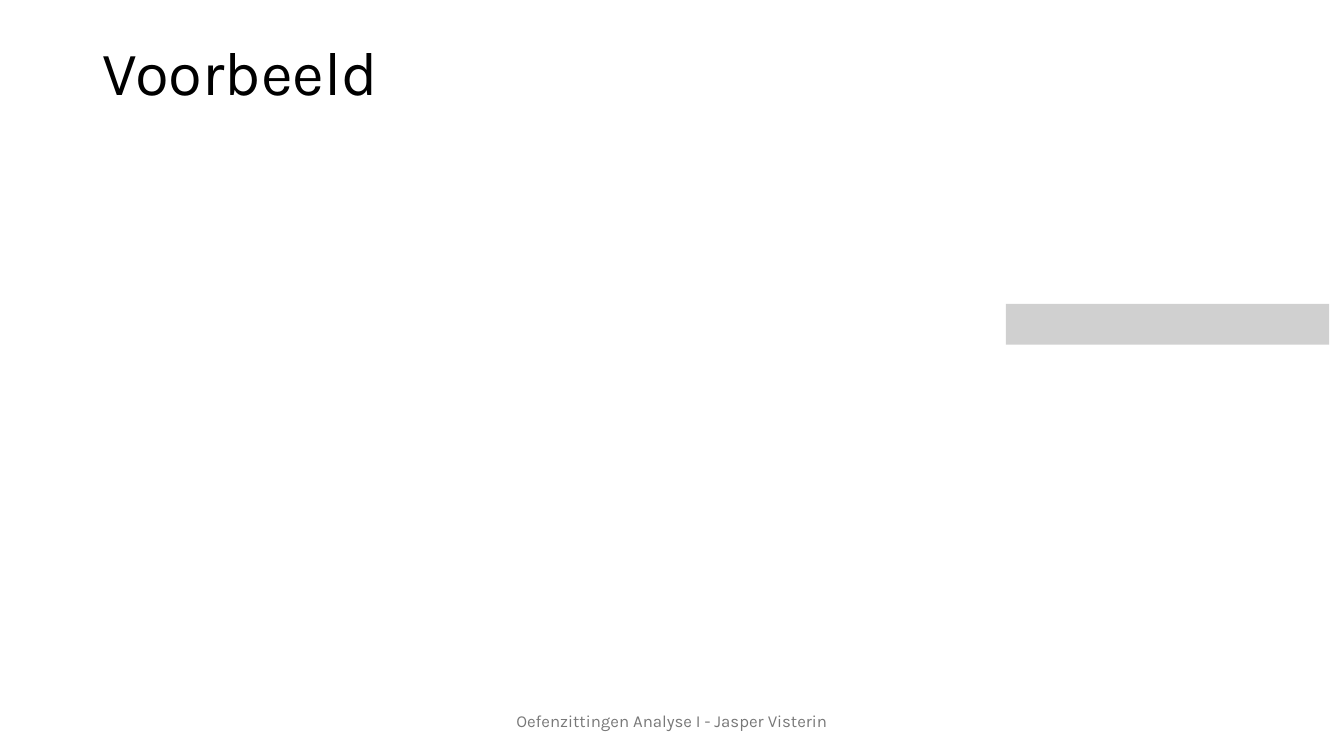
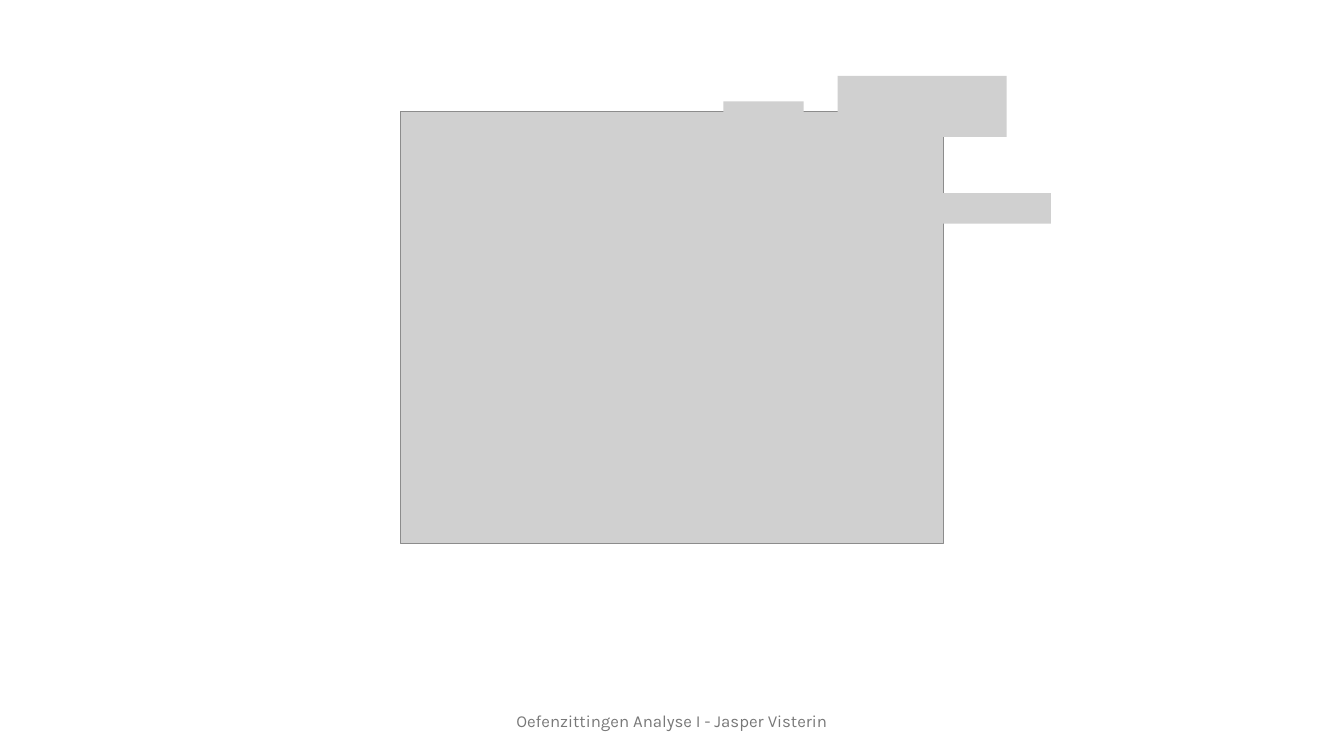
Before and after one commit to JasperVisterin/JasperVisterin.github.io, a slide deck: slide 6 of files/Oefenzitting 4.pptx (slide 9 before the commit). Drawn at 1344x756 pixels with LibreOffice and Linux fonts; fonts in the diff are those of the drawing; grey boxes stand for pictures. Boxes give left, top, right and bottom in pixels: in the first picture for what was removed or moved away, otherwise in the second. Text is boxed around its words. In the diff, an @@ line names an element or a change of style, - is before the commit and + after.

```diff
--- a/files/Oefenzitting 4.pptx
+++ b/files/Oefenzitting 4.pptx
@@ title removed at bbox=[102, 53, 378, 96] @@
-Voorbeeld
@@ picture added at bbox=[838, 76, 1007, 137] @@
@@ picture added at bbox=[401, 111, 944, 543] @@
@@ picture added at bbox=[724, 101, 804, 131] @@
@@ picture added at bbox=[940, 194, 1052, 224] @@
@@ picture removed at bbox=[1006, 303, 1330, 344] @@
```
Also in this commit, not shown: 2 other slides changed, 3 slides added, 1 other file.
